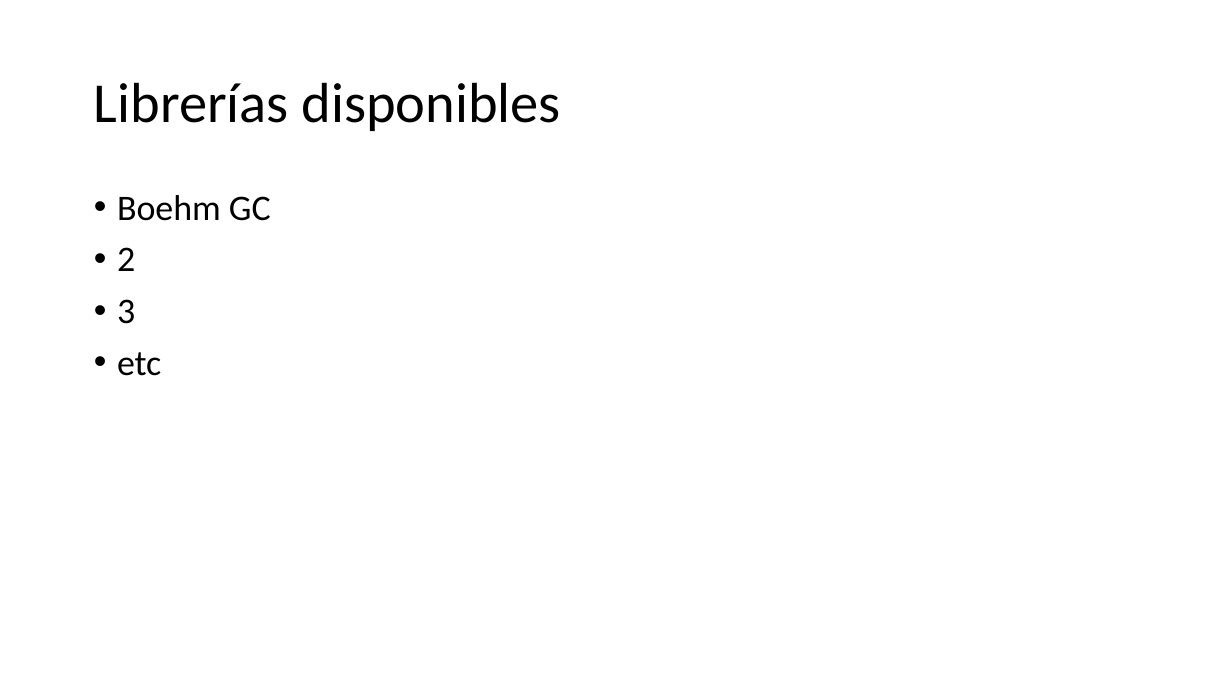
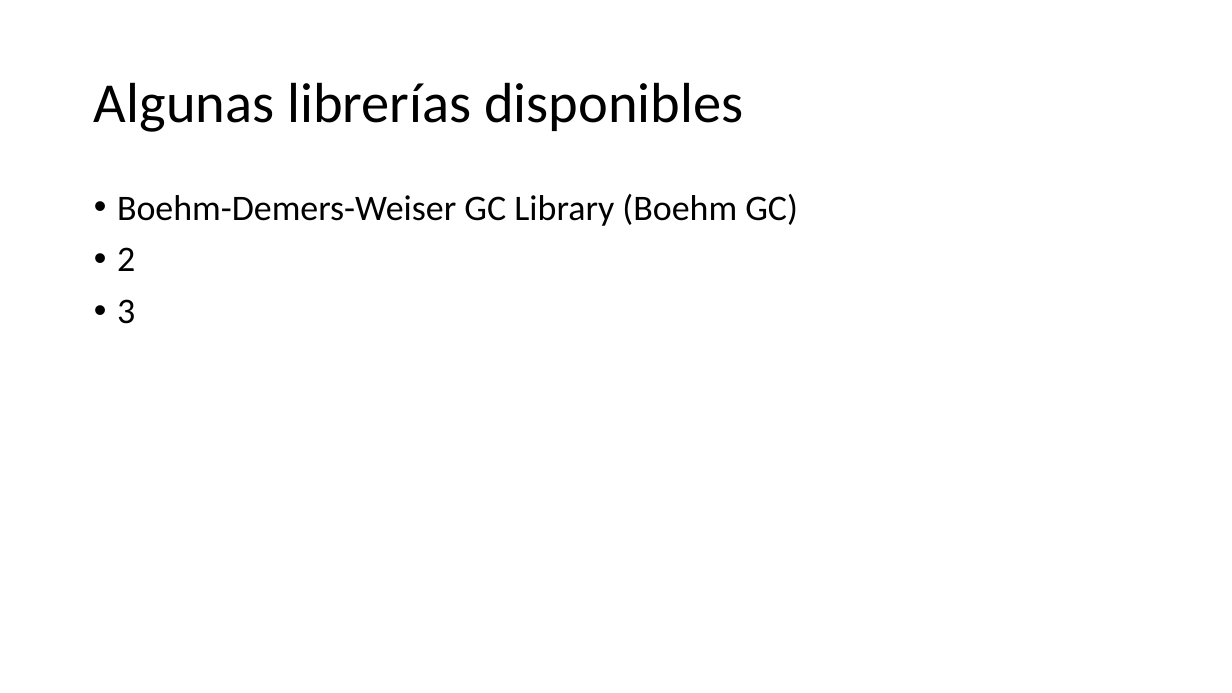
Before and after one commit to kfilella/Investigacion-Garbage-C, a slide deck: slide 3 of Recolección de Basura en C.pptx. Drawn at 1232x693 pixels with LibreOffice and Linux fonts; fonts in the diff are those of the drawing. Boxes give left, top, right and bottom in pixels: in the first picture for what was removed or moved away, otherwise in the second. Text is boxed around its words. In the diff, an @@ line names an element or a change of style, - is before the commit and + after.

```diff
--- a/Recolección de Basura en C.pptx
+++ b/Recolección de Basura en C.pptx
@@ title at [94,82,743,132]: text changed @@
-Librerías disponibles
+Algunas librerías disponibles
@@ text at [117,194,798,226]: text changed @@
-• Boehm GC
+• Boehm-Demers-Weiser GC Library (Boehm GC)
@@ text at [117,352,161,376]: paragraph removed @@
-• etc
```
Also in this commit, not shown: 2 other slides changed.
